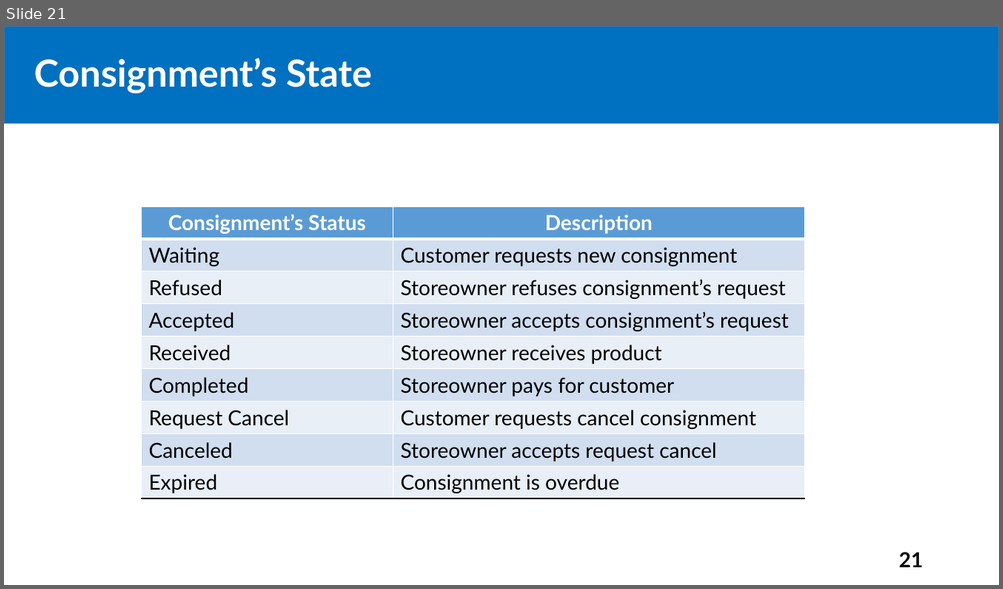
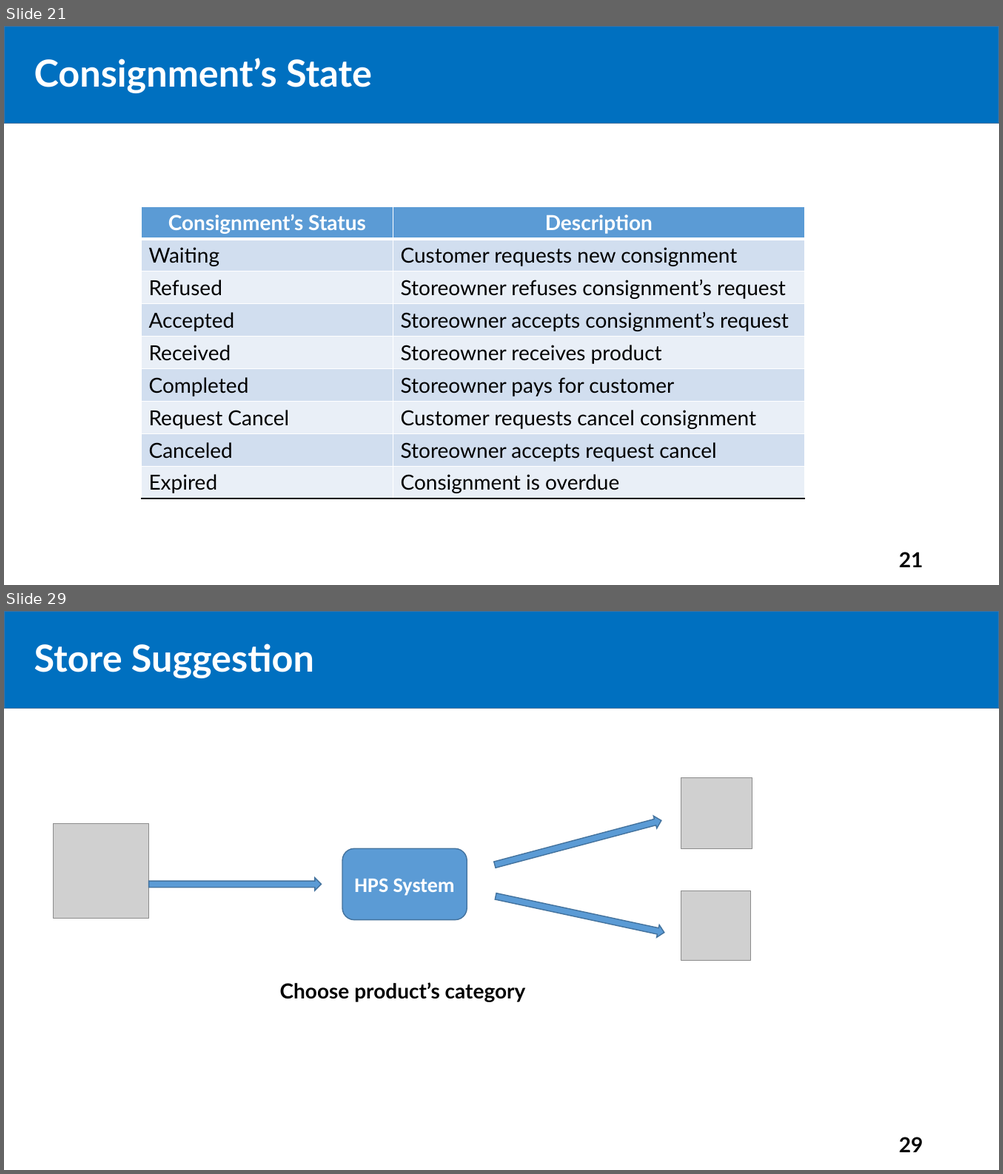
Before and after one commit to tiendan3108/CP, a slide deck: Source/Presentation/PreFinalPresentation.pptx. Shown one above the other, each under a label of ours: slide 21 before the commit, slides 21 and 29 after it; the slides between them are not shown. The pictures are 1003x589 and 1003x1174 pixels, drawn with LibreOffice and Linux fonts; fonts in the diff are those of the drawing; grey boxes stand for pictures. Boxes give left, top, right and bottom in pixels: in the first picture for what was removed or moved away, otherwise in the second. Text is boxed around its words. In the diff, an @@ line names an element or a change of style, - is before the commit and + after.

```diff
--- a/Source/Presentation/PreFinalPresentation.pptx
+++ b/Source/Presentation/PreFinalPresentation.pptx
@@ slide 29 added at box(4, 611, 999, 1170), background #FFFFFF @@
@@ rectangle added at box(4, 611, 999, 708), fill #0070C0, outline #43739E 1 pt @@
@@ text added at box(34, 644, 314, 678), 36 pt, text #FFFFFF, bold @@
+Store Suggestion
@@ title added at box(61, 651, 213, 678), 44 pt, text #FFFFFF, bold @@
+Outline
@@ picture added at box(681, 778, 752, 849) @@
@@ picture added at box(54, 823, 149, 919) @@
@@ right arrow added at box(493, 815, 663, 871), fill #5B9BD5, outline #43739E 1 pt @@
@@ rounded rectangle added at box(342, 849, 466, 920), fill #5B9BD5, outline #43739E 1 pt, 20 pt, text #FFFFFF, bold @@
+HPS System
@@ right arrow added at box(149, 878, 321, 891), fill #5B9BD5, outline #43739E 1 pt @@
@@ right arrow added at box(494, 890, 666, 939), fill #5B9BD5, outline #43739E 1 pt @@
@@ picture added at box(681, 891, 751, 960) @@
@@ text added at box(280, 982, 526, 1002), 20 pt, text #000000, bold @@
+Choose product’s category
@@ page number added at box(899, 1137, 923, 1153), 20 pt, text #000000, bold @@
+29
```
Also in this commit, not shown: 1 slide changed, 20 other slides added.
